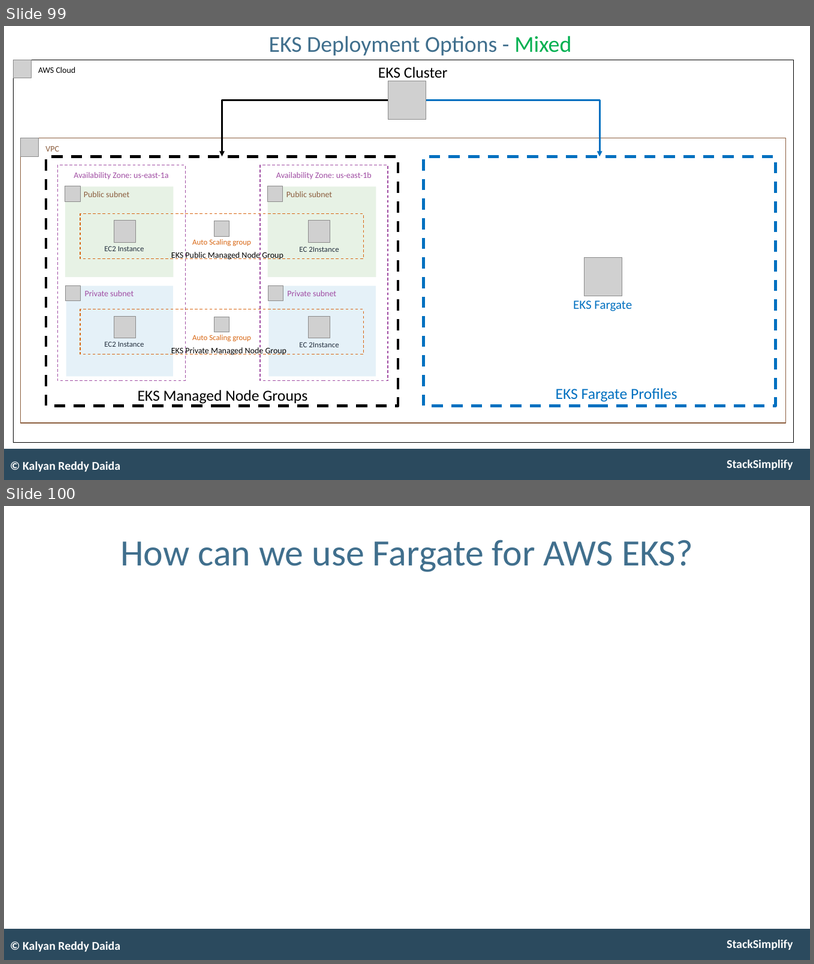
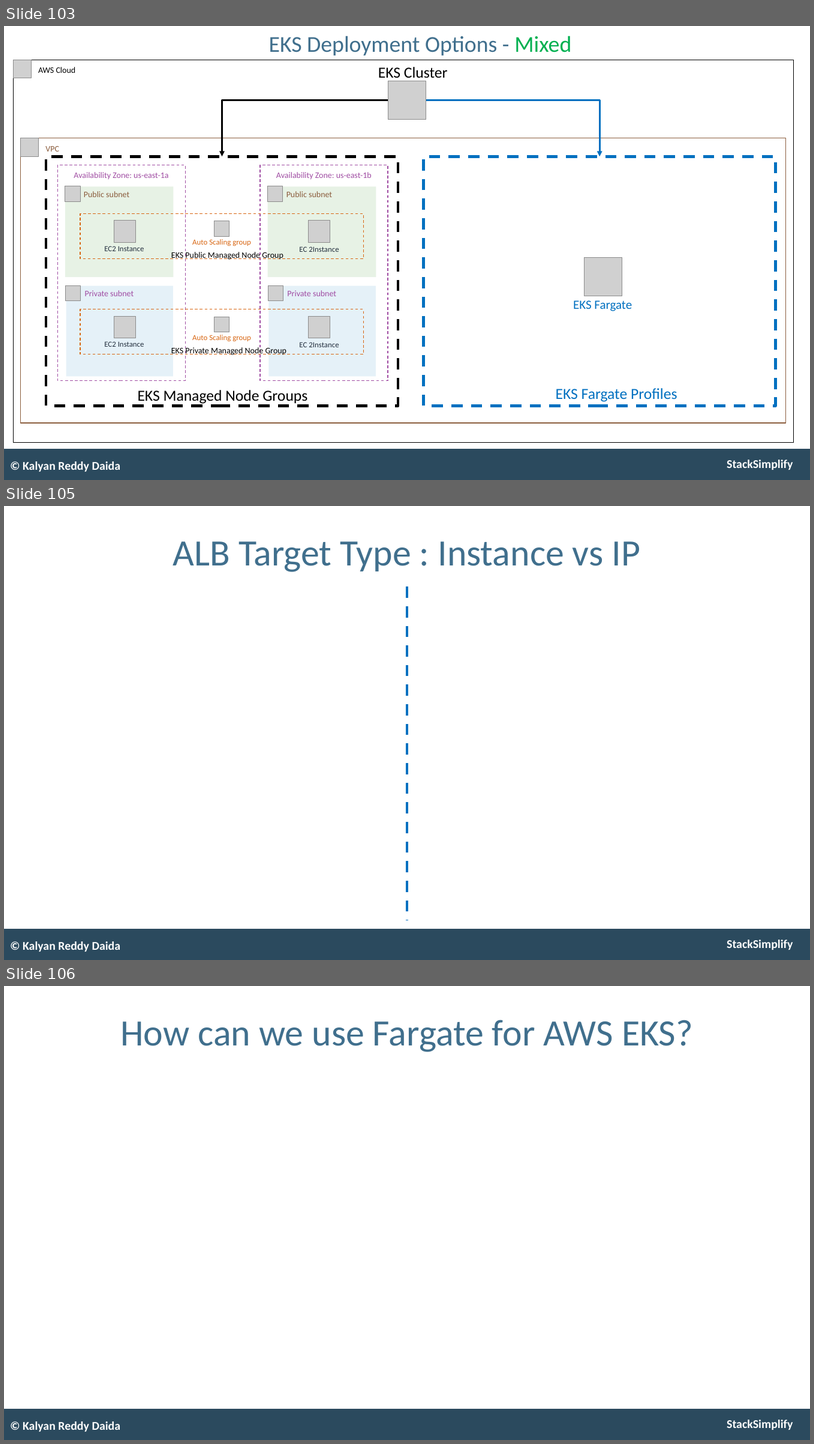
Before and after one commit to talvionyx/aws-eks-kubernetes-masterclass, a slide deck: presentation/AWS-Fargate-and-EKS-Masterclass.pptx. Shown one above the other, each under a label of ours: slides 99 and 100 before the commit, slides 103, 105 and 106 after it; the slides between them are not shown. The pictures are 814x964 and 814x1444 pixels, drawn with LibreOffice and Linux fonts; fonts in the diff are those of the drawing; grey boxes stand for pictures. Boxes give left, top, right and bottom in pixels: in the first picture for what was removed or moved away, otherwise in the second. Text is boxed around its words. In the diff, an @@ line names an element or a change of style, - is before the commit and + after.

```diff
--- a/presentation/AWS-Fargate-and-EKS-Masterclass.pptx
+++ b/presentation/AWS-Fargate-and-EKS-Masterclass.pptx
@@ slide 105 added at [4,506,810,960], background #FFFFFF; not listed: 2 template elements that a slide beside it also shows @@
@@ title added at [173,541,641,572], 53 pt, text #406F8D @@
+ALB Target Type : Instance vs IP
@@ line added from (407, 586) to (407, 920), #0070C0 4 pt dashed @@
@@ text added at [23,941,121,951], 17 pt, text #FFFFFF, bold @@
+© Kalyan Reddy Daida
@@ what was slide 99 is now slide 103 @@
@@ what was slide 100 is now slide 106 @@
```
Also in this commit, not shown: 2 slides changed, 10 other slides added, 2 other files.
